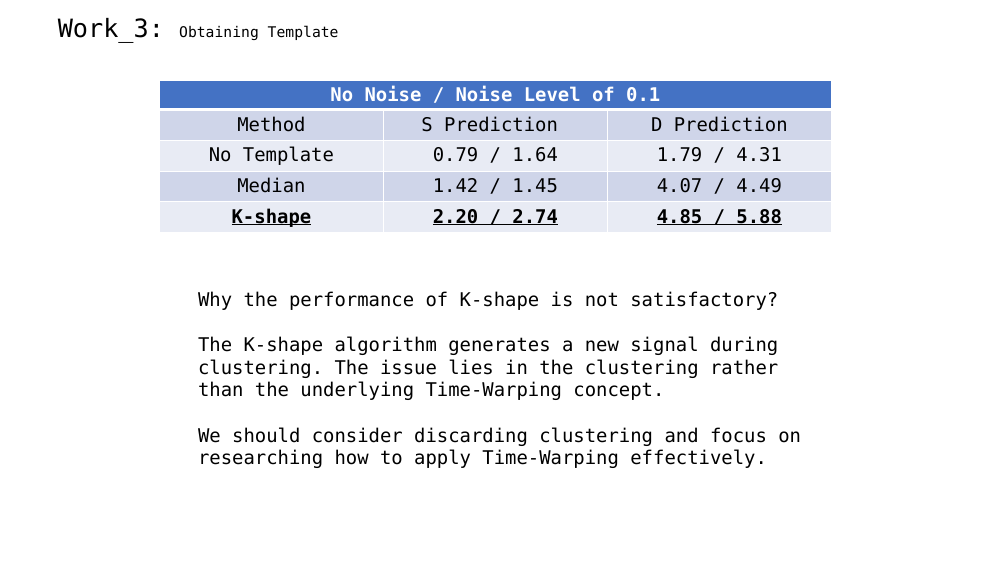
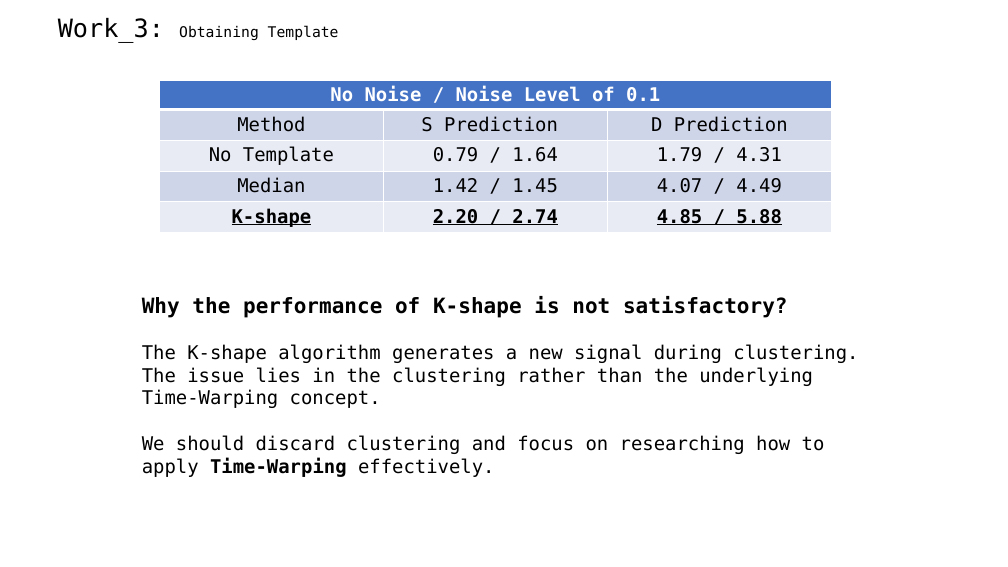
Before and after one commit to A-Big-Tortoise/Presentation, a slide deck: slide 11 of Presentation_918_JiayuChen.pptx. Drawn at 1008x567 pixels with LibreOffice and Linux fonts; fonts in the diff are those of the drawing. Boxes give left, top, right and bottom in pixels: in the first picture for what was removed or moved away, otherwise in the second. Text is boxed around its words. In the diff, an @@ line names an element or a change of style, - is before the commit and + after.

```diff
--- a/Presentation_918_JiayuChen.pptx
+++ b/Presentation_918_JiayuChen.pptx
@@ text "Why the performance of K-shape ...": place and size @@
-text "Why the performance of K-shape ..." at box(198, 291, 801, 468)
+text "Why the performance of K-shape ..." at box(142, 296, 858, 477)
@@ text at box(142, 296, 788, 318): size 18 to 20 pt, bold on in "Why the performance of K-shape is not ..." @@
@@ text at box(142, 435, 825, 477): text changed @@
-We should consider discarding clustering and focus on researching how to apply Time-Warping effectively.
+We should discard clustering and focus on researching how to apply Time-Warping effectively.
```
Also in this commit, not shown: 13 other slides changed.
